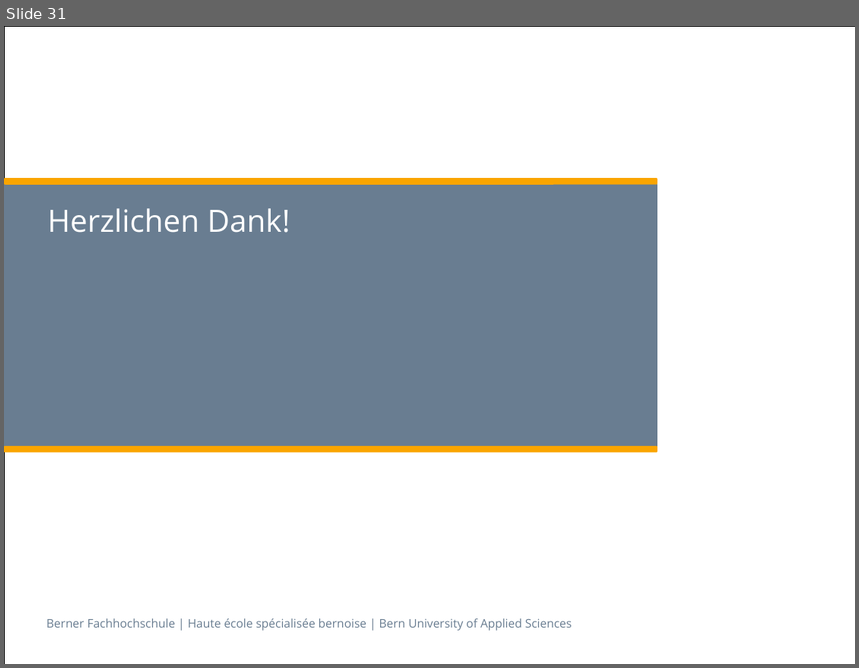
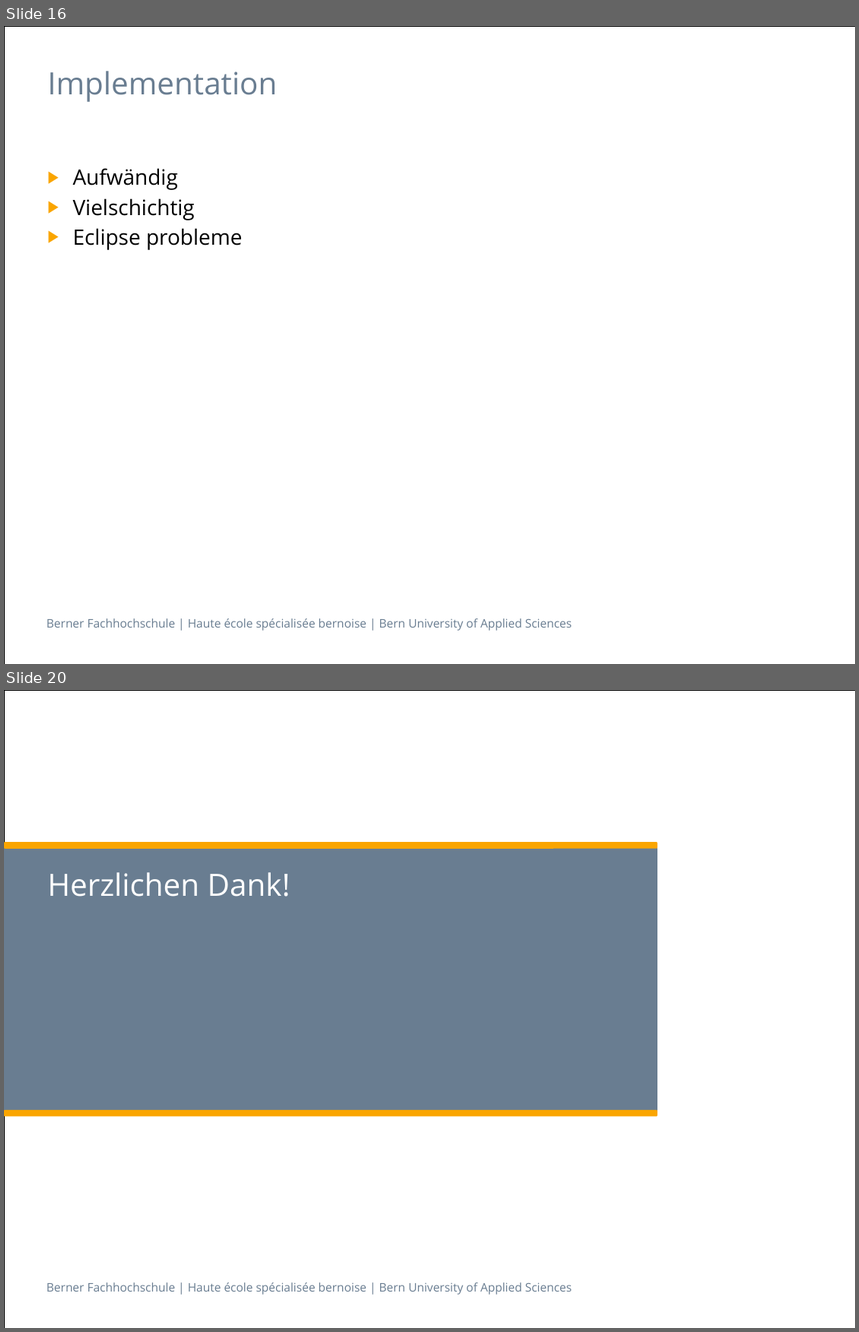
Before and after one commit to swisszeni/ch.bfh.btx8081.w2014.red, a slide deck: doc/finalPresentation/Praesentation_BFH_2013 copy.pptx. Shown one above the other, each under a label of ours: slide 31 before the commit, slides 16 and 20 after it; the slides between them are not shown. The pictures are 859x668 and 859x1332 pixels, drawn with LibreOffice and Linux fonts; fonts in the diff are those of the drawing. Boxes give left, top, right and bottom in pixels: in the first picture for what was removed or moved away, otherwise in the second. Text is boxed around its words. In the diff, an @@ line names an element or a change of style, - is before the commit and + after.

```diff
--- a/doc/finalPresentation/Praesentation_BFH_2013 copy.pptx
+++ b/doc/finalPresentation/Praesentation_BFH_2013 copy.pptx
@@ slide 16 added at (4, 26, 855, 664), background #FFFFFF; not listed: 2 template elements that a slide beside it also shows @@
@@ title added at (47, 71, 277, 102), 26 pt, text #697D91 @@
+Implementation
@@ text added at (73, 168, 243, 250), 18 pt, text #000000 @@
+▶ Aufwändig
+▶ Vielschichtig
+▶ Eclipse probleme
@@ what was slide 31 is now slide 20 @@
```
Also in this commit, not shown: 2 slides changed, 15 other slides added, 27 slides removed.
